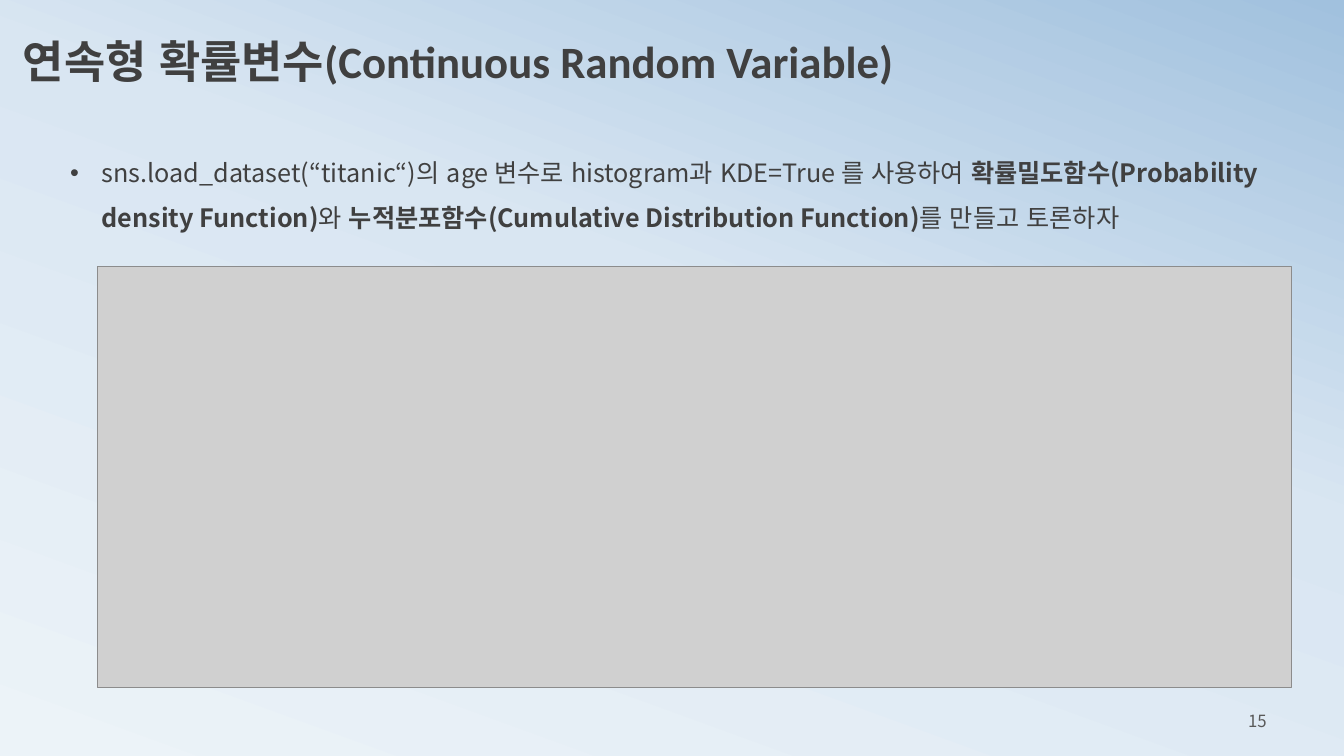
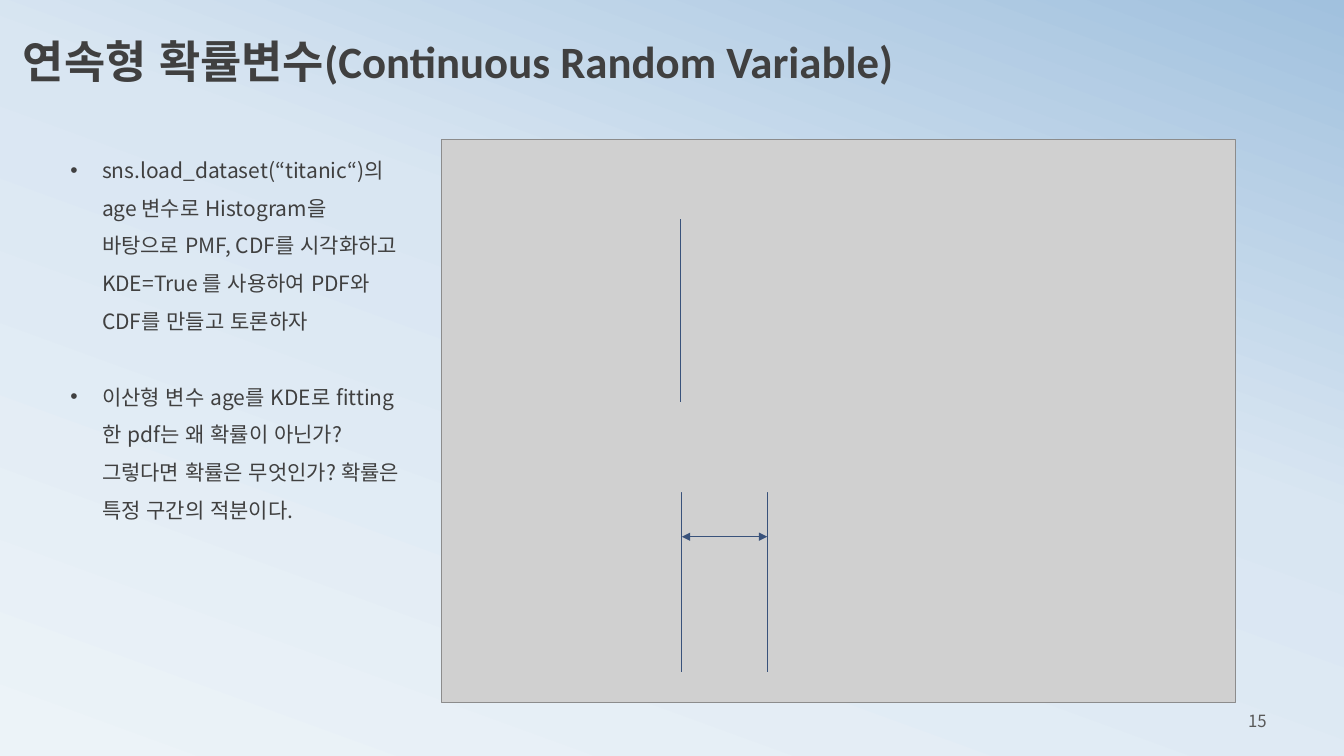
Before and after one commit to ancestor9/mathematics-for-machine-learning, a slide deck: slide 15 of 3_probability theory for machine learning.pptx. Drawn at 1344x756 pixels with LibreOffice and Linux fonts; fonts in the diff are those of the drawing; grey boxes stand for pictures. Boxes give left, top, right and bottom in pixels: in the first picture for what was removed or moved away, otherwise in the second. Text is boxed around its words. In the diff, an @@ line names an element or a change of style, - is before the commit and + after.

```diff
--- a/3_probability theory for machine learning.pptx
+++ b/3_probability theory for machine learning.pptx
@@ picture: place and size @@
-picture at bbox=[98, 267, 1292, 688]
+picture at bbox=[442, 140, 1235, 703]
@@ text at bbox=[102, 160, 399, 520]: text changed; size 18 to 15 pt; bold off @@
-• sns.load_dataset(“titanic“)의 age 변수로 histogram과 KDE=True 를 사용하여 확률밀도함수(Probability density Function)와 누적분포함수(Cumulative Distribution Function)를 만들고 토론하자
+• sns.load_dataset(“titanic“)의 age 변수로 Histogram을 바탕으로 PMF, CDF를 시각화하고 KDE=True 를 사용하여 PDF와CDF를 만들고 토론하자
+• 이산형 변수 age를 KDE로 fitting한 pdf는 왜 확률이 아닌가? 그렇다면 확률은 무엇인가? 확률은 특정 구간의 적분이다.
@@ picture added at bbox=[664, 204, 823, 234] @@
@@ line added from (680, 402) to (680, 220), #39527B 0.5 pt @@
@@ line added from (682, 671) to (682, 489), #39527B 0.5 pt @@
@@ line added from (767, 671) to (767, 489), #39527B 0.5 pt @@
@@ double arrow added from (682, 536) to (767, 536), #39527B 0.5 pt @@
```
Also in this commit, not shown: 28 other slides changed, 5 slides added, 3 slides removed.
